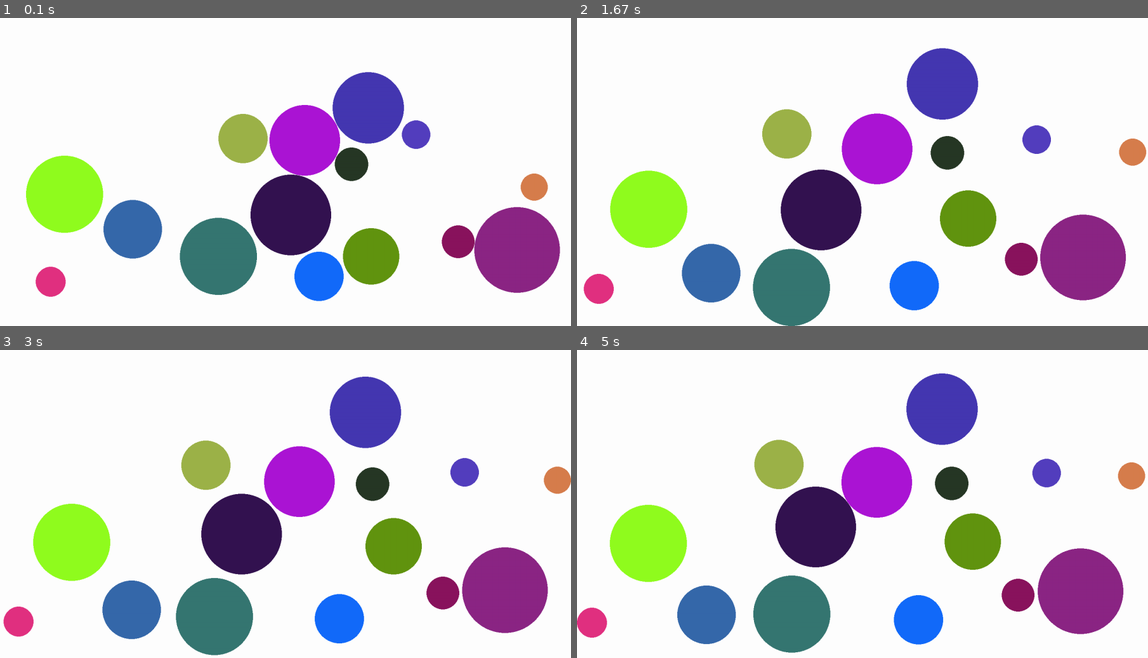
Above: before the commit, frames 1-4 (two rows, left to right).
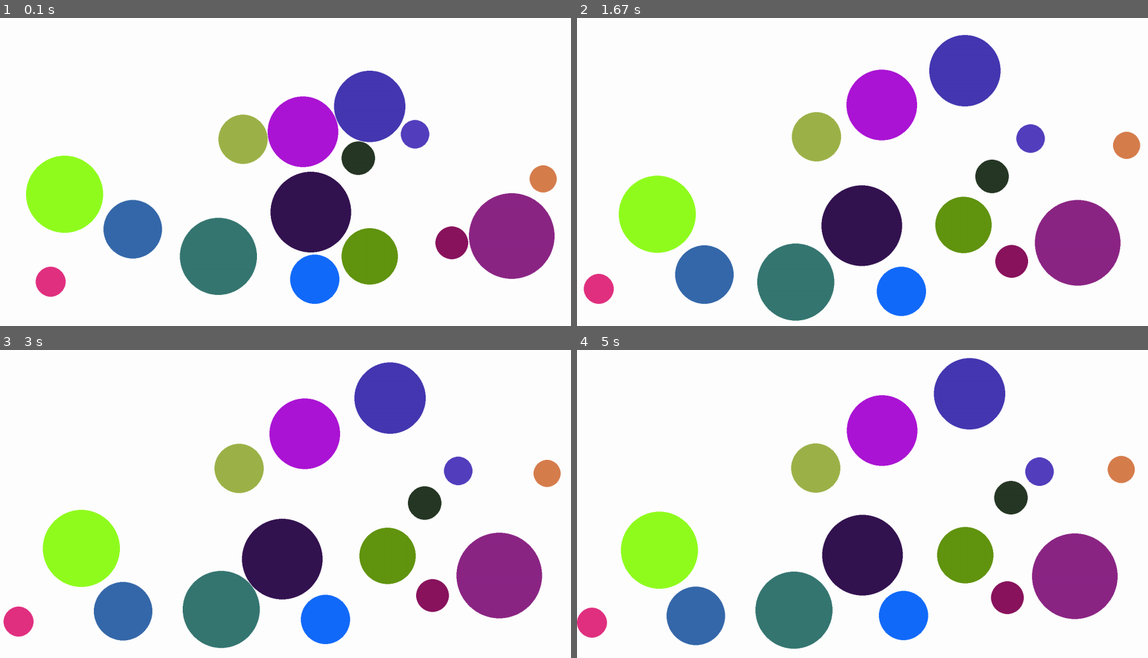
Above: after the commit, the same moments.

Repository: MestreLion/rainballs
Game: pygame game, started from rainballs.py
Same seed, same stepped clock (60 frames per second), same inputs: the game is played once before the commit and once after it. The source is Python 2; it was converted automatically to run under Python 3.
Inputs:
- Up to frame 1 (0.1 s): no input
- Up to frame 2 (1.67 s): tap Enter at 0.33 s; tap Space at 0.67, 1.07, 1.57 s
- Up to frame 3 (3 s): tap Space at 2.17, 2.95 s
- Up to frame 4 (5 s): tap Space at 3.85, 4.83 s

The runs differ from the first frame. In frame 1, 5.9% of the frame differs, in the area x 38-99%, y 17-93%; in frame 2, 18%; in frame 3, 20%; in frame 4, 21%, in the area x 5-100%, y 2-99%.

Commit message:
a massive change

Diff:
--- a/rainballs.py
+++ b/rainballs.py
@@ -203,10 +203,10 @@
         if other is self or self.position == other.position:
             return
 
-        # Calculate the subtraction vector and its magnitude squared
-        dv = [other.position[0] - self.position[0],
+        # Calculate the distance vector and its magnitude squared
+        ds = [other.position[0] - self.position[0],
               other.position[1] - self.position[1]]
-        mag2 = dv[0]**2 + dv[1]**2
+        mag2 = ds[0]**2 + ds[1]**2
 
         # Check for false positives from rect collision detection
         # by testing if distance^2 >= (sum of radii)^2
@@ -215,8 +215,8 @@
             self.printdata("False Positive")
             return
 
-        # Calculate vector magnitude, which is also the distance between the balls
-        # and the overlap width (= distance - sum of radii)
+        # Calculate the distance vector magnitude (= the distance between the balls)
+        # Also calculate the overlap width (= distance - sum of radii)
         dvmag = math.sqrt(mag2)
         overlap = abs(dvmag - radsum)
 
@@ -224,39 +224,55 @@
             print "collide! %r %r at [%.2f, %.2f], %.2f overlap" % (
                 self.color, other.color, self.position[0], self.position[0], overlap)
 
+        def sum(v1, v2):
+            return [v1[0]+v2[0], v1[1]+v2[1]]
+
+        def sub(v1, v2):
+            return [v1[0]-v2[0], v1[1]-v2[1]]
+
+        def mult(v, n):
+            return [v[0]*n, v[1]*n]
+
+        def dot(v1, v2):
+            return v1[0]*v2[0] + v1[1]*v2[1]
+
+        # Some constants
+        CR = min(self.elasticity, other.elasticity)
+        invmass = 1. / (self.mass + other.mass)
+
         # Calculate the normal, the unit vector from centers to collision point
         # It always points in direction from self towards other
-        normal = [dv[0]/dvmag, dv[1]/dvmag]
-
-        # Adjust the velocities
-        def dot(v1, v2):
-            return v1[0]*v2[0] + v1[1]*v2[1]
-
-        # Consider the other ball stationary (to simplify the equations)
-        dv = (self.velocity[0] - other.velocity[0],
-              self.velocity[1] - other.velocity[1])
+        normal = [ds[0]/dvmag, ds[1]/dvmag]
 
         # Rotate the normal 90º to find the tangent vector
         tangent = [-normal[1], normal[0]]
 
-        # Project the velocities to tangent and normal for the output velocities
-        # For the other we use the normal instead
-        pt = dot(dv, tangent)
-        pn = dot(dv, normal)
-
-        # Update the velocities. adding the other velocity back
-        self.velocity[0]   = pt * tangent[0] + other.velocity[0]
-        self.velocity[1]   = pt * tangent[1] + other.velocity[1]
-        other.velocity[0] += pn * normal[0]
-        other.velocity[1] += pn * normal[1]
-
-        # Move circles away by half overlap each at normal direction
-        for circle in [self, other]:
-            circle.position[0] -= overlap/2. * normal[0]
-            circle.position[1] -= overlap/2. * normal[1]
-            circle._update_rect()
-            normal[0] *= -1
-            normal[1] *= -1
+        # Project the velocities along the normal and tangent
+        uan = mult(normal,  dot(self.velocity,  normal))
+        uat = mult(tangent, dot(self.velocity,  tangent))
+        ubn = mult(normal,  dot(other.velocity, normal))
+        ubt = mult(tangent, dot(other.velocity, tangent))
+
+        # Apply momentum conservation for inelastic collision along the normal components
+        # See https://en.wikipedia.org/wiki/Coefficient_of_restitution#Equation
+        dvn = sub(ubn, uan)
+        pn = sum(mult(uan, self.mass), mult(ubn, other.mass))
+        van = mult(sum(pn, mult(dvn, other.mass * CR)), invmass)
+        vbn = mult(sub(pn, mult(dvn, self.mass  * CR)), invmass)
+
+        # Update the velocities, adding normal and tangent components
+        self.velocity  = sum(van, uat)
+        other.velocity = sum(vbn, ubt)
+
+        # Move circles away at normal direction
+        # Each ball is displaced a fraction of offset inversely proportional to its mass
+        self.position[0]  -= normal[0] * overlap * other.mass * invmass
+        self.position[1]  -= normal[1] * overlap * other.mass * invmass
+        other.position[0] += normal[0] * overlap * self.mass  * invmass
+        other.position[1] += normal[1] * overlap * self.mass  * invmass
+
+        self._update_rect()
+        other._update_rect()
 
 
     def printdata(self, comment):
